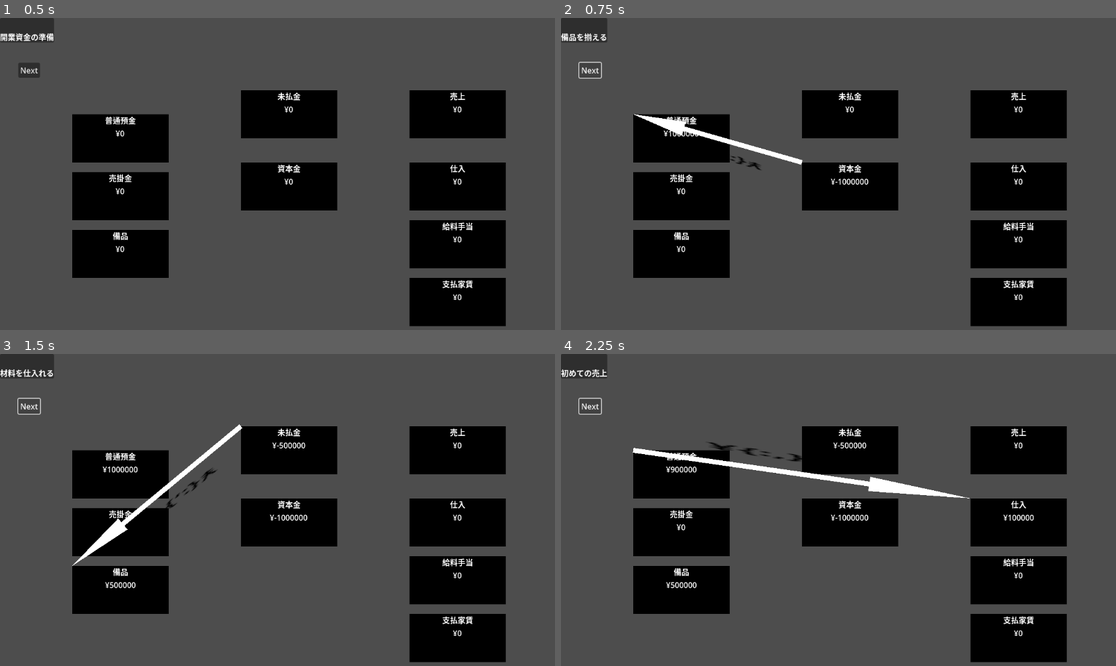
Above: before the commit, frames 1-4 (two rows, left to right).
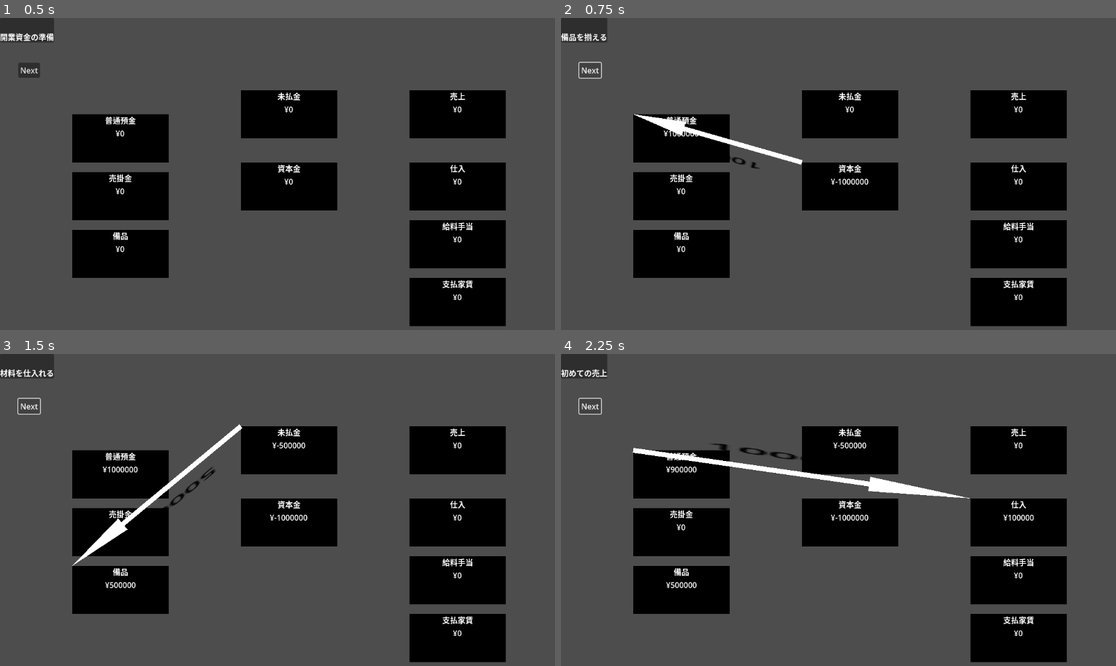
Above: after the commit, the same moments.

Repository: mjXmsdgh/BokiNodes
Game: Godot game, scene res://scenes/main.tscn
Same seed, same stepped clock (60 frames per second), same inputs: the game is played once before the commit and once after it. The project has no main scene, so this scene is started directly.
Inputs:
- Up to frame 1 (0.5 s): no input
- Up to frame 2 (0.75 s): click "Next" at 0.5 s
- Up to frame 3 (1.5 s): click "Next" at 1.25 s
- Up to frame 4 (2.25 s): click "Next" at 2 s

Frame 1 is identical in both runs. In frame 2, less than 0.1% of the frame differs, in the area x 30-37%, y 44-49%; in frame 3, 0.1%; in frame 4, 0.2%, in the area x 26-44%, y 28-35%.

Commit message:
change format

Diff:
--- a/bokinode/scripts/TransactionIndicator.gd
+++ b/bokinode/scripts/TransactionIndicator.gd
@@ -5,5 +5,6 @@
 
 
 func set_amount(amount: float):
+	amount_label.text = "%s" % amount
 	# 日本円形式の文字列にフォーマットして表示
-	amount_label.text = "¥{:,}".format({"":"{0}".format([amount])})
+	#amount_label.text = "¥{:,}".format({"":"{0}".format([amount])})
